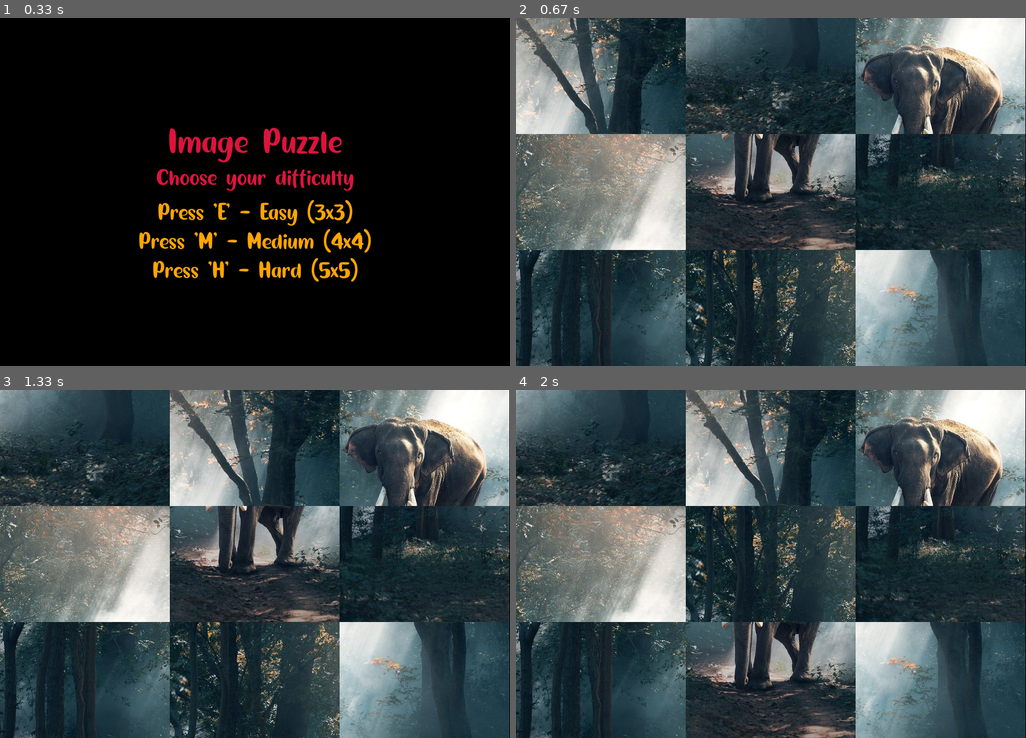
Above: before the commit, frames 1-4 (two rows, left to right).
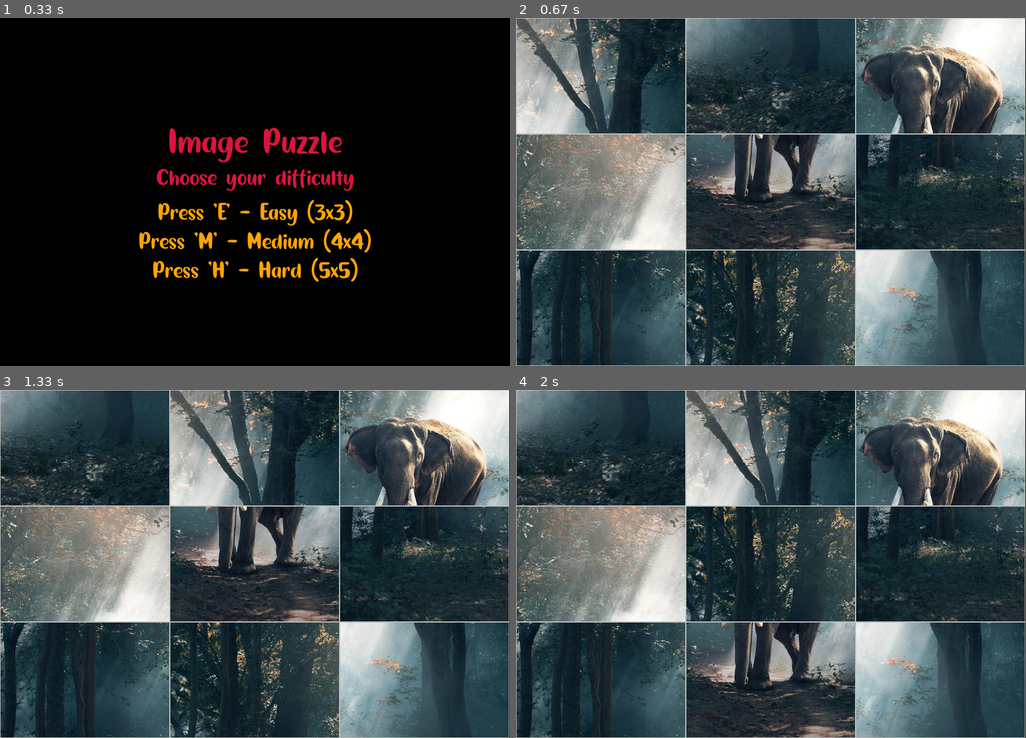
Above: after the commit, the same moments.

Repository: bigbugboy/pygames
Game: pygame game, started from puzzle_game/main_20230814.py
The game is run twice, just before and just after one commit, with the same random seed, the same clock (stepped at 60 frames per second) and the same inputs.
Inputs (mouse positions are in pixels of both pictures, inside the frame that each line leads up to):
- Up to frame 1 (0.33 s): no input
- Up to frame 2 (0.67 s): tap E at 0.33 s
- Up to frame 3 (1.33 s): press the mouse at (86, 449) at 0.7 s; move the mouse to (81, 466) at 0.8 s; release the mouse at (81, 480) at 0.93 s; press the mouse at (86, 449) at 1.03 s; move the mouse to (163, 477) at 1.13 s; release the mouse at (239, 504) at 1.27 s
- Up to frame 4 (2 s): press the mouse at (602, 449) at 1.37 s; move the mouse to (663, 550) at 1.47 s; release the mouse at (730, 654) at 1.6 s; press the mouse at (602, 449) at 1.7 s; move the mouse to (669, 515) at 1.8 s; release the mouse at (740, 581) at 1.93 s

Frame 1 is identical in both runs. In frame 2, 1.6% of the frame differs, in the area x 0-100%, y 0-100%; in frame 3, 1.6%; in frame 4, 1.6%.

Commit message:
feat block board color for image puzzle

Diff:
--- a/puzzle_game/main_20230814.py
+++ b/puzzle_game/main_20230814.py
@@ -144,6 +144,8 @@
             screen.blit(b.image, rect)
             if b.selected:
                 pygame.draw.rect(screen, 'red', rect, 2)
+            else:
+                pygame.draw.rect(screen, 'grey', rect, 1)
 
     if game_status == 'OVER':
         draw_game_over()
